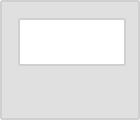
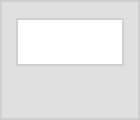
Comparing the layer stacks of the two 140×120 images. Changes:
painted on "Rectangle 1 copy" (31st of 31, in "banner") over [16, 18, 124, 66]
painted on "Rectangle 1" (2nd of 2, in "banner") over [0, 0, 140, 120]
